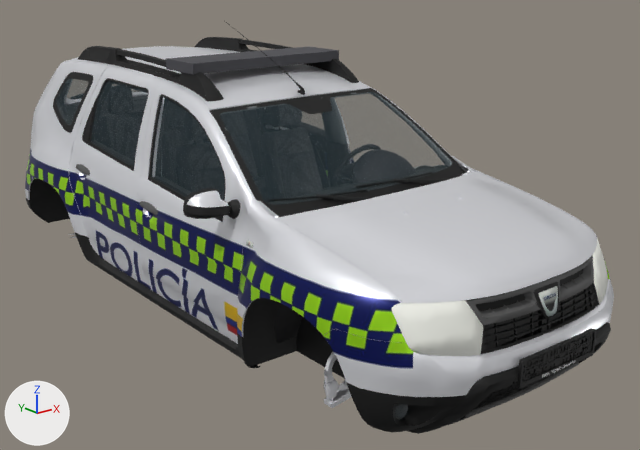
The glTF model public/models/vehiculos/patrulla_body.glb: old version first, new version second.
Camera for both pictures: a camera (50 mm lens) standing at (-3.06, -4.33, 2.3) and looking at (0.16, -0.3, 0.69). The lights are fixed; the arrows at lower left show +X, +Y and +Z. The first picture is the older version. Vertices at exactly the same position are counted once.

Objects in the first picture: 'patrulla_body'.
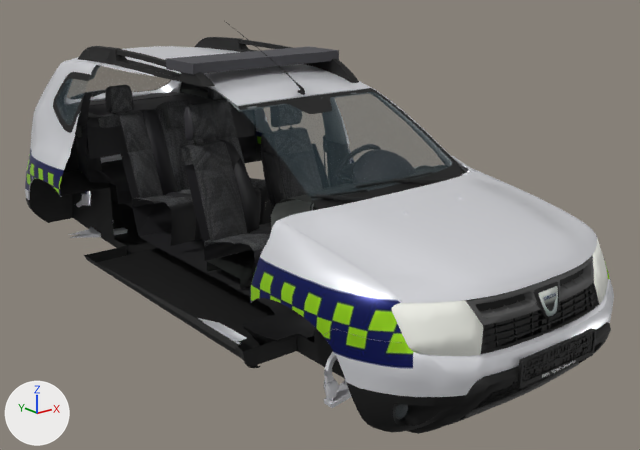
Changed parts and their boxes (x1, y1, x2, y2) in the pictures (640 x 450 px):
part 1 of me_patrulla_body, deleted
    before: (76, 78, 278, 259)
part 2 of me_patrulla_body, cut back
    before: (51, 65, 341, 368)
    after: (51, 48, 345, 379)

What the commit changed:
me_patrulla_body is used by ob_patrulla_body; location (0.0, 0.0, 0.0).
me_patrulla_body had 39139 vertices, 50042 faces and spanned x -0.98..0.89, y -2.2..2.2, z 0.2..1.87.
me_patrulla_body now has 33343 vertices, 41482 faces and spans x -0.89..0.89, y -2.2..2.2, z 0.2..1.87.
me_patrulla_body part 1: 96 loose pieces with 3008 vertices, spanning x -0.98..0.87, y -1.06..1.03, z 0.41..1.52, are deleted.
me_patrulla_body part 2: 8 vertices moved within x -0.55..0.73, y 0.25..1.12, z 1.05..1.58; 4246 vertices removed from x -0.88..0.88, y -1.07..1.12, z 0.38..1.58; 1458 vertices added at x -0.88..0.88, y -1.67..1.6, z 0.32..1.61.
